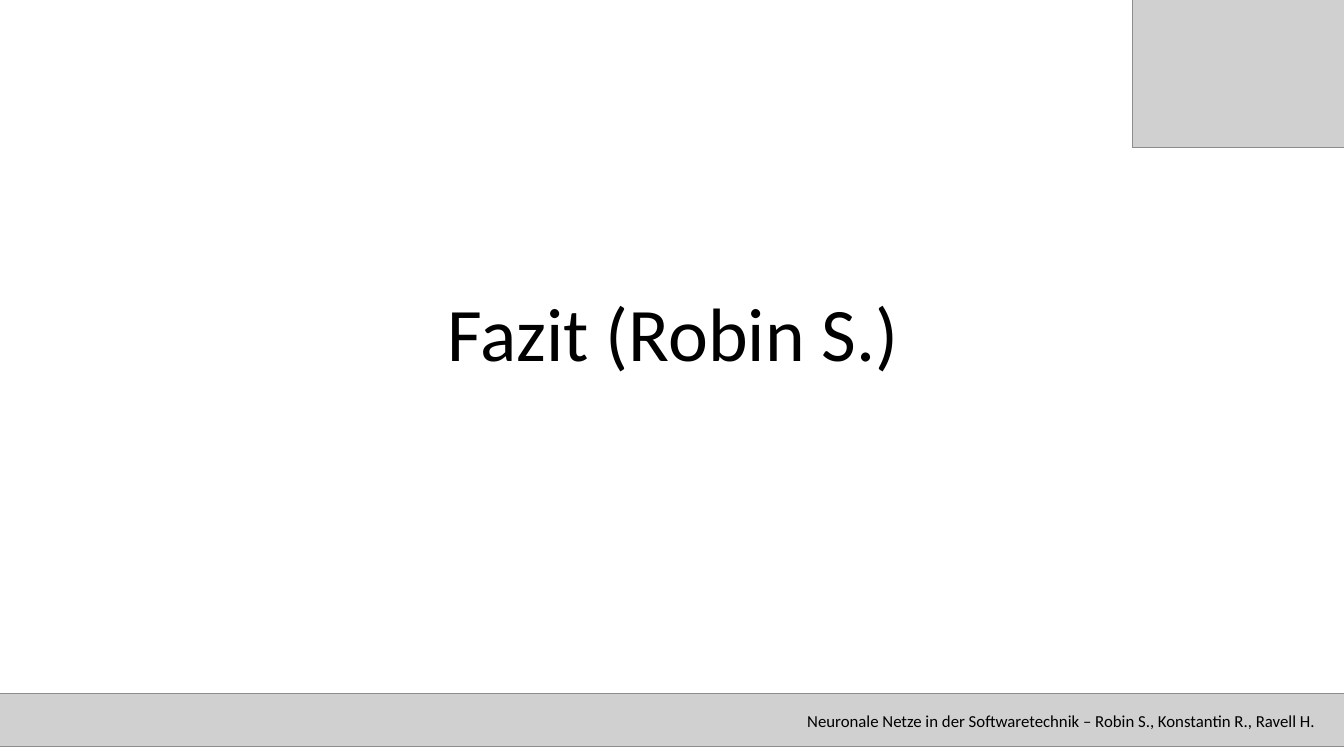
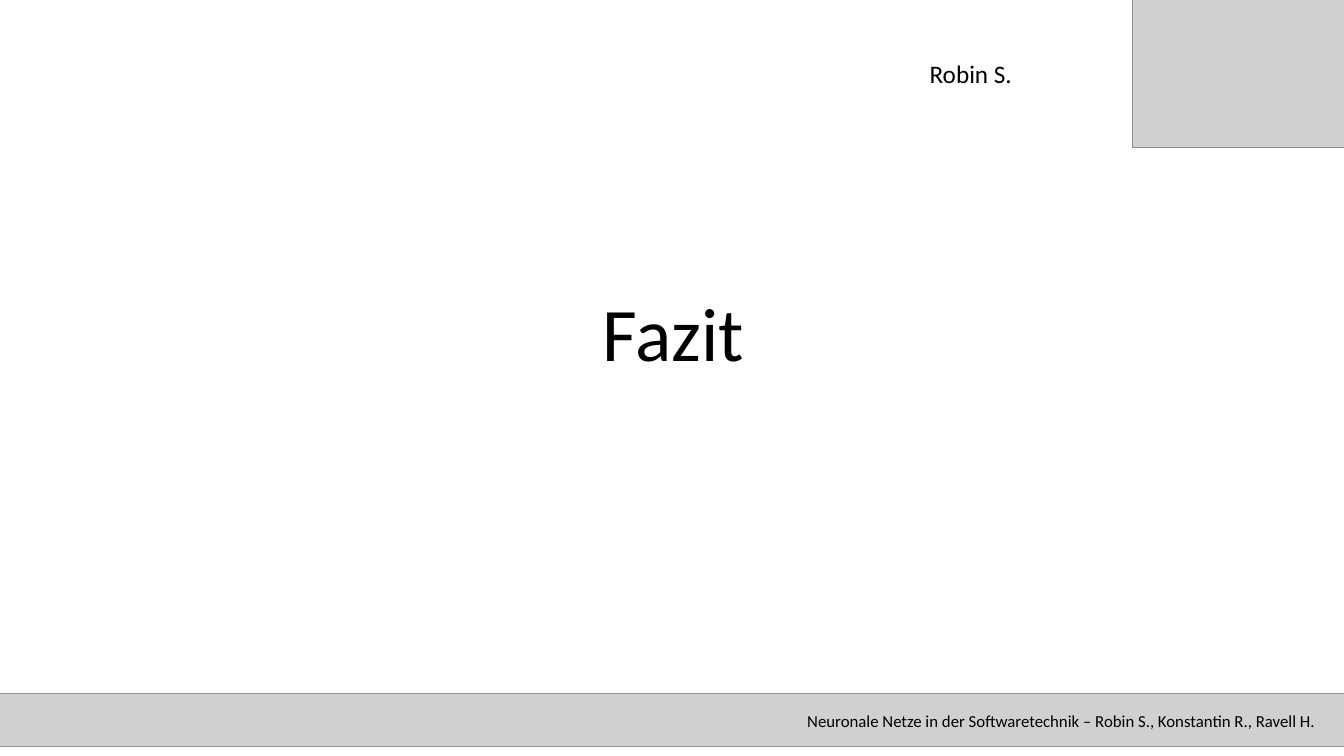
Before and after one commit to RavellHeerdegen/SATElite, a slide deck: slide 38 of SATPräsiMitBezeichnerUndRefs.pptx (slide 35 before the commit). Drawn at 1344x756 pixels with LibreOffice and Linux fonts; fonts in the diff are those of the drawing; grey boxes stand for pictures. Boxes give left, top, right and bottom in pixels: in the first picture for what was removed or moved away, otherwise in the second. Text is boxed around its words. In the diff, an @@ line names an element or a change of style, - is before the commit and + after.

```diff
--- a/SATPräsiMitBezeichnerUndRefs.pptx
+++ b/SATPräsiMitBezeichnerUndRefs.pptx
@@ text added at (930, 65, 1012, 83), 18 pt, text #000000 @@
+Robin S.
@@ title at (602, 309, 743, 362): text changed @@
-Fazit (Robin S.)
+Fazit
```
Also in this commit, not shown: 8 other slides changed, 3 slides added, 2 other files.
